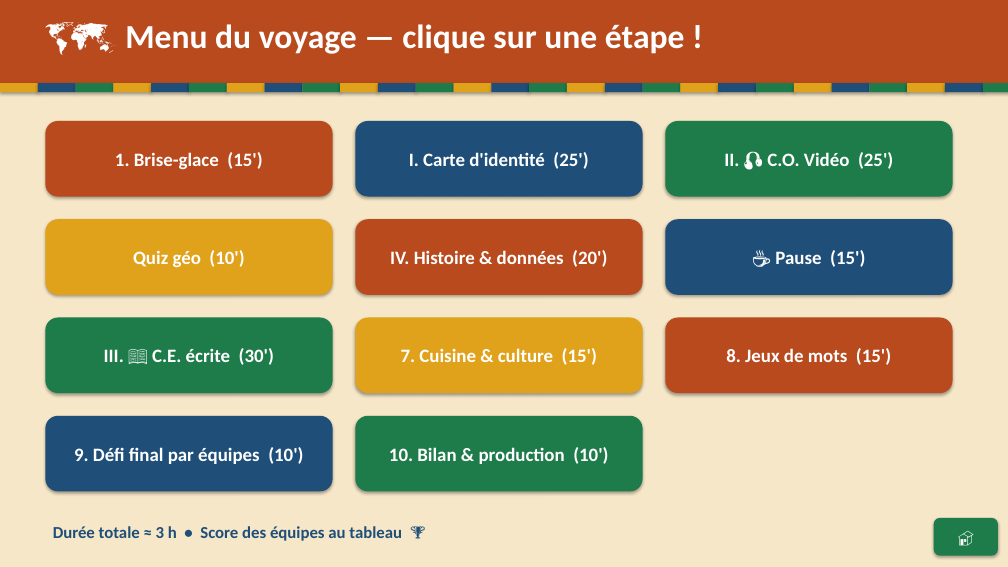
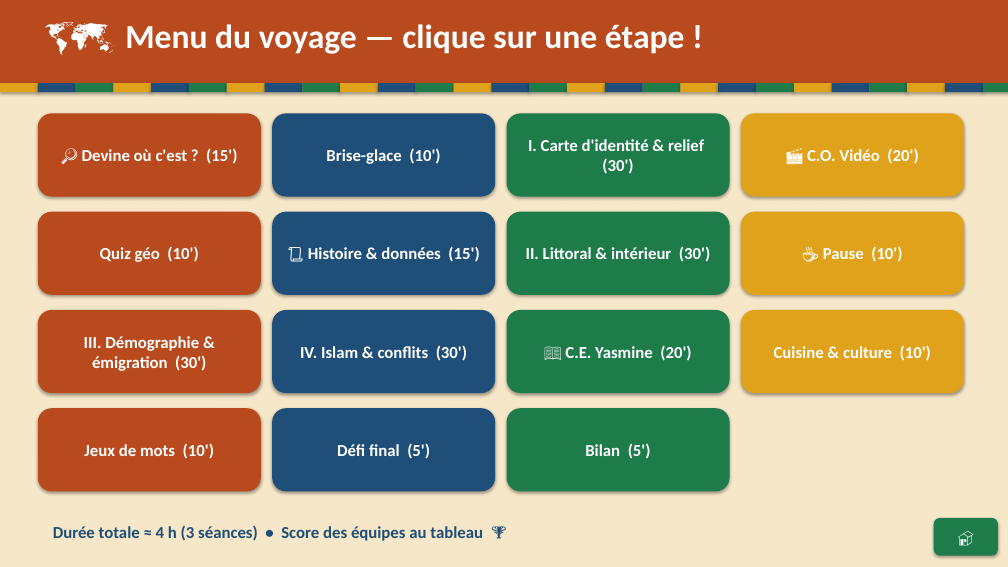
Before and after one commit to Paquereauman/Paquereauman, a slide deck: slide 37 of maghreb/maghreb-interactif.pptx (slide 2 before the commit). Drawn at 1008x567 pixels with LibreOffice and Linux fonts; fonts in the diff are those of the drawing. Boxes give left, top, right and bottom in pixels: in the first picture for what was removed or moved away, otherwise in the second. Text is boxed around its words. In the diff, an @@ line names an element or a change of style, - is before the commit and + after.

```diff
--- a/maghreb/maghreb-interactif.pptx
+++ b/maghreb/maghreb-interactif.pptx
@@ rounded rectangle "🔎 Devine où c'est ? ...": place and size @@
-rounded rectangle "🔎 Devine où c'est ? ..." at <box>45,121,333,197</box>
+rounded rectangle "🔎 Devine où c'est ? ..." at <box>38,113,261,197</box>
@@ rounded rectangle added at <box>272,113,495,197</box>, fill #1F4E79, 16 pt, text #FFFFFF, bold @@
+Brise-glace (10')
@@ rounded rectangle "I. Carte d'identité & relief ...": place and size @@
-rounded rectangle "I. Carte d'identité & relief ..." at <box>355,121,643,197</box>
+rounded rectangle "I. Carte d'identité & relief ..." at <box>507,113,730,197</box>
@@ rounded rectangle "I. Carte d'identité & relief ..." at <box>507,113,730,197</box>: fill #1F4E79 to #1E7B4A @@
@@ rounded rectangle "🎬 C.O. Vidéo (20')": place and size @@
-rounded rectangle "🎬 C.O. Vidéo (20')" at <box>665,121,953,197</box>
+rounded rectangle "🎬 C.O. Vidéo (20')" at <box>741,113,964,197</box>
@@ rounded rectangle "🎬 C.O. Vidéo (20')" at <box>741,113,964,197</box>: fill #1E7B4A to #E0A11B @@
@@ text in rounded rectangle at <box>82,148,237,164</box>: text changed; size 18 to 16 pt @@
-1. Brise-glace (15')
+🔎 Devine où c'est ? (15')
@@ text in rounded rectangle at <box>528,139,704,174</box>: text changed; size 18 to 16 pt @@
-I. Carte d'identité (25')
+I. Carte d'identité & relief (30')
@@ text in rounded rectangle at <box>807,148,918,164</box>: text changed; size 18 to 16 pt @@
-II. 🎧 C.O. Vidéo (25')
+🎬 C.O. Vidéo (20')
@@ rounded rectangle "Quiz géo (10')": place and size @@
-rounded rectangle "Quiz géo (10')" at <box>45,219,333,295</box>
+rounded rectangle "Quiz géo (10')" at <box>38,212,261,295</box>
@@ rounded rectangle "Quiz géo (10')" at <box>38,212,261,295</box>: size 18 to 16 pt; fill #E0A11B to #B84A1E @@
@@ rounded rectangle "📜 Histoire & données (15')": place and size @@
-rounded rectangle "📜 Histoire & données (15')" at <box>665,219,953,295</box>
+rounded rectangle "📜 Histoire & données (15')" at <box>272,212,495,295</box>
@@ rounded rectangle removed at <box>355,219,643,295</box> @@
-IV. Histoire & données (20')
@@ rounded rectangle added at <box>507,212,730,295</box>, fill #1E7B4A, 16 pt, text #FFFFFF, bold @@
+II. Littoral & intérieur (30')
@@ rounded rectangle added at <box>741,212,964,295</box>, fill #E0A11B, 16 pt, text #FFFFFF, bold @@
+☕ Pause (10')
@@ text in rounded rectangle at <box>308,246,479,262</box>: text changed; size 18 to 16 pt @@
-☕ Pause (15')
+📜 Histoire & données (15')
@@ rounded rectangle "III. Démographie & émigration (30')": place and size @@
-rounded rectangle "III. Démographie & émigration (30')" at <box>45,318,333,393</box>
+rounded rectangle "III. Démographie & émigration (30')" at <box>38,310,261,393</box>
@@ rounded rectangle "III. Démographie & émigration (30')" at <box>38,310,261,393</box>: fill #1E7B4A to #B84A1E @@
@@ rounded rectangle added at <box>272,310,495,393</box>, fill #1F4E79, 16 pt, text #FFFFFF, bold @@
+IV. Islam & conflits (30')
@@ rounded rectangle removed at <box>355,318,643,393</box> @@
-7. Cuisine & culture (15')
@@ rounded rectangle added at <box>507,310,730,393</box>, fill #1E7B4A, 16 pt, text #FFFFFF, bold @@
+📖 C.E. Yasmine (20')
@@ rounded rectangle added at <box>741,310,964,393</box>, fill #E0A11B, 16 pt, text #FFFFFF, bold @@
+Cuisine & culture (10')
@@ text in rounded rectangle at <box>84,336,206,371</box>: text changed; size 18 to 16 pt @@
-III. 📖 C.E. écrite (30')
+III. Démographie & émigration (30')
@@ rounded rectangle "Jeux de mots (10')": place and size @@
-rounded rectangle "Jeux de mots (10')" at <box>665,318,953,393</box>
+rounded rectangle "Jeux de mots (10')" at <box>38,408,261,492</box>
@@ rounded rectangle removed at <box>45,416,333,492</box> @@
-9. Défi final par équipes (10')
@@ rounded rectangle added at <box>272,408,495,492</box>, fill #1F4E79, 16 pt, text #FFFFFF, bold @@
+Défi final (5')
@@ rounded rectangle removed at <box>355,416,643,492</box> @@
-10. Bilan & production (10')
@@ rounded rectangle added at <box>507,408,730,492</box>, fill #1E7B4A, 16 pt, text #FFFFFF, bold @@
+Bilan (5')
@@ text in rounded rectangle at <box>84,443,214,459</box>: text changed; size 18 to 16 pt @@
-8. Jeux de mots (15')
+Jeux de mots (10')
@@ text at <box>53,525,483,541</box>: text changed @@
-Durée totale ≈ 3 h • Score des équipes au tableau 🏆
+Durée totale ≈ 4 h (3 séances) • Score des équipes au tableau 🏆
```
Also in this commit, not shown: 78 slides added, 4 slides removed, 13 other files.
